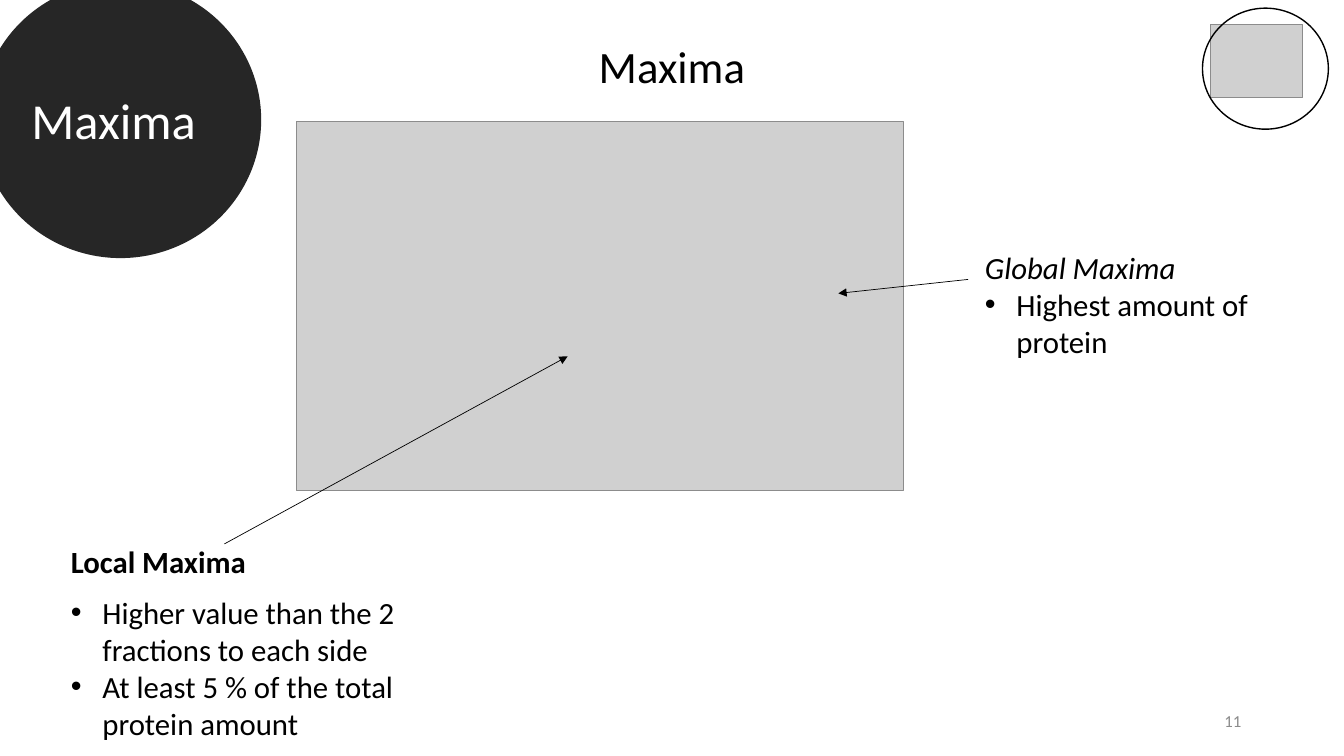
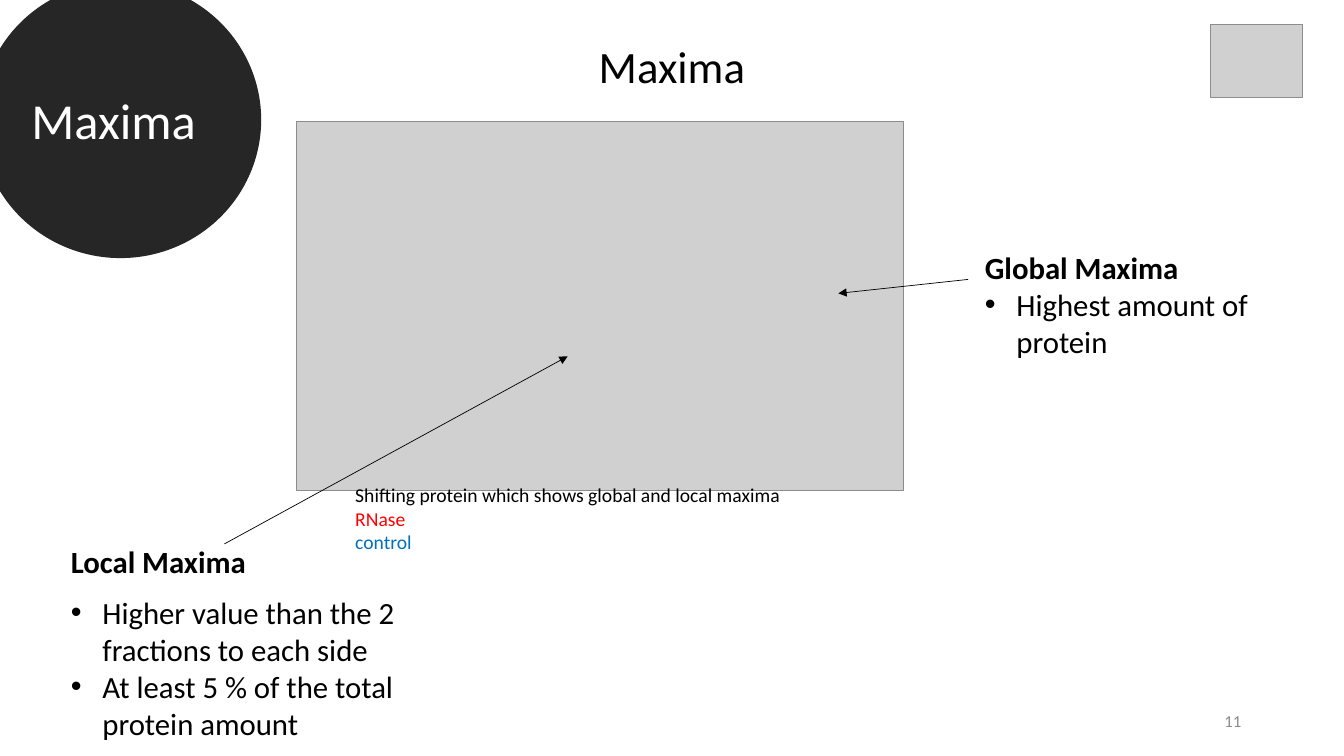
Before and after one commit to datascience-mobi-2022/2022-topic-03-team-05, a slide deck: slide 11 of Final presentation outline & temporary draft.pptx. Drawn at 1344x756 pixels with LibreOffice and Linux fonts; fonts in the diff are those of the drawing; grey boxes stand for pictures. Boxes give left, top, right and bottom in pixels: in the first picture for what was removed or moved away, otherwise in the second. Text is boxed around its words. In the diff, an @@ line names an element or a change of style, - is before the commit and + after.

```diff
--- a/Final presentation outline & temporary draft.pptx
+++ b/Final presentation outline & temporary draft.pptx
@@ ellipse removed at (1203, 8, 1329, 129) @@
@@ text at (985, 257, 1179, 280): bold on, italic off in "Global Maxima" @@
@@ text added at (355, 488, 780, 549), 14 pt, text #000000 @@
+Shifting protein which shows global and local maxima
+RNase
+control
```
Also in this commit, not shown: 24 other slides changed.
